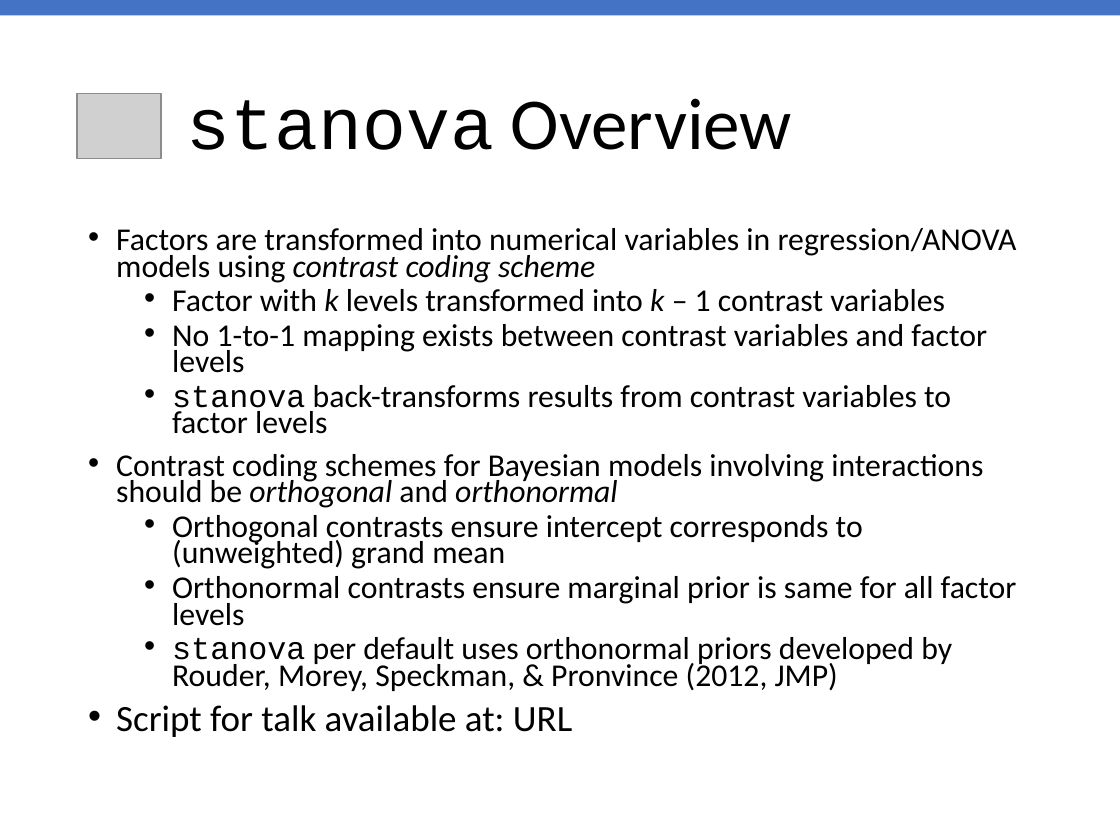
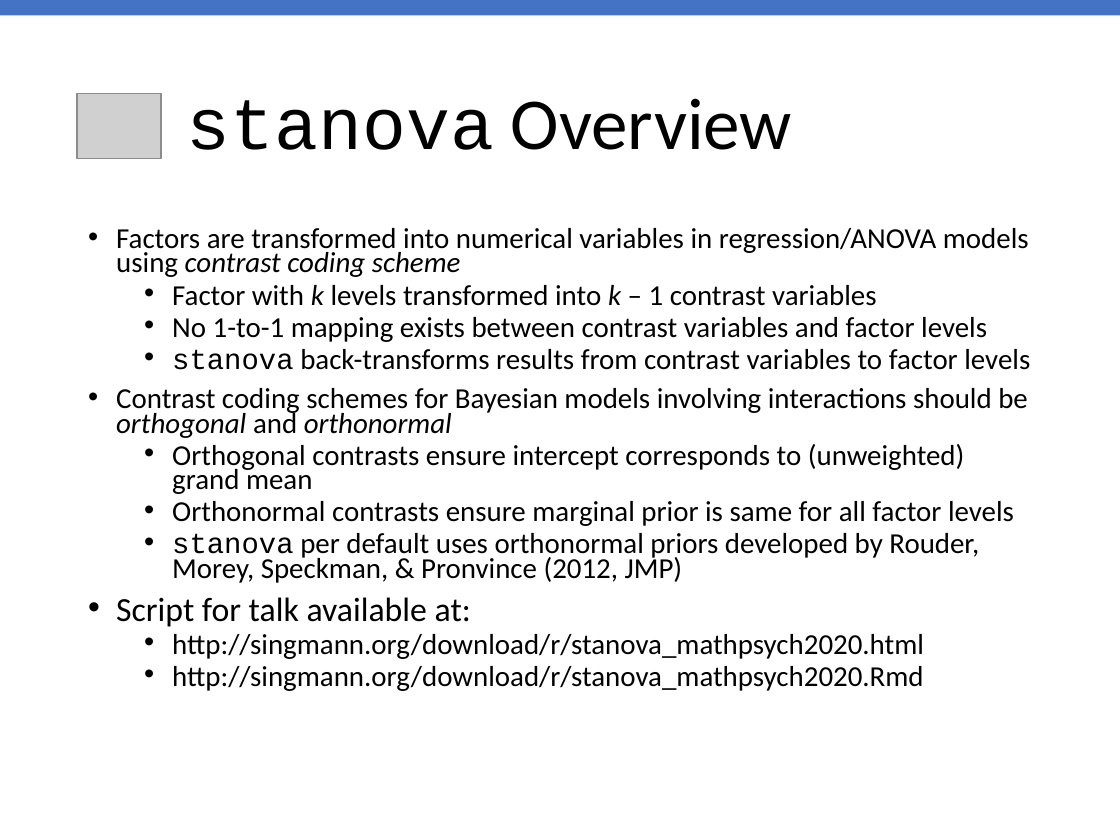
Before and after one commit to bayesstuff/stanova, a slide deck: slide 2 of development/MathPsych2020-stanova.pptx. Drawn at 1120x840 pixels with LibreOffice and Linux fonts; fonts in the diff are those of the drawing; grey boxes stand for pictures. Boxes give left, top, right and bottom in pixels: in the first picture for what was removed or moved away, otherwise in the second. Text is boxed around its words. In the diff, an @@ line names an element or a change of style, - is before the commit and + after.

```diff
--- a/development/MathPsych2020-stanova.pptx
+++ b/development/MathPsych2020-stanova.pptx
@@ text at box(116, 228, 1030, 583): size 20.4 to 18.6 pt in "Factors are transformed into numerical variables in ...", "Factor with k levels transformed into k ...", "No 1-to-1 mapping exists between contrast variables ...", "stanova back-transforms results from contrast variables to ..." and 4 more places @@
@@ text at box(116, 597, 924, 691): text changed; size 23.8 to 18.6 pt @@
-• Script for talk available at: URL
+• Script for talk available at:
+  • http://singmann.org/download/r/stanova_mathpsych2020.html
+  • http://singmann.org/download/r/stanova_mathpsych2020.Rmd
```
Also in this commit, not shown: 4 other slides changed, 2 slides added, 2 other files.
